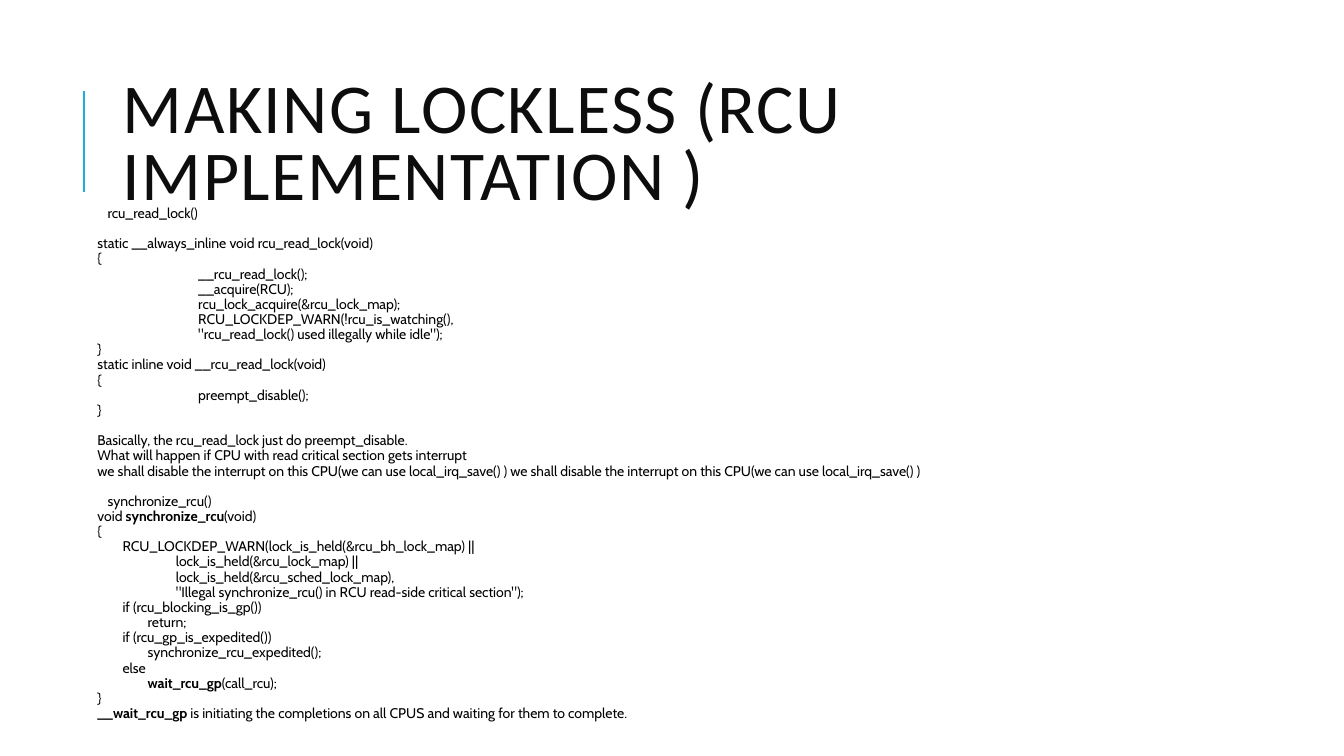
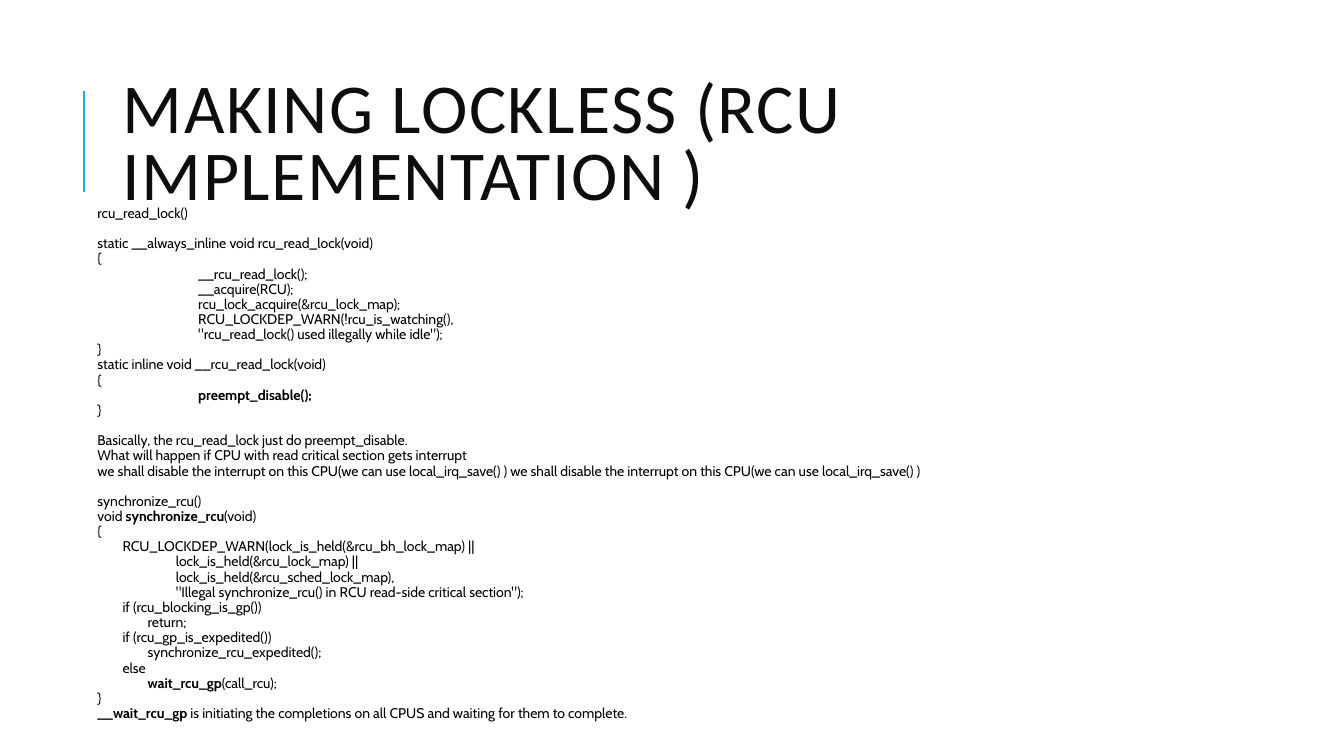
Before and after one commit to kundanthebest/osi2022, a slide deck: slide 18 of locking_presentation.pptx. Drawn at 1344x756 pixels with LibreOffice and Linux fonts; fonts in the diff are those of the drawing. Boxes give left, top, right and bottom in pixels: in the first picture for what was removed or moved away, otherwise in the second. Text is boxed around its words. In the diff, an @@ line names an element or a change of style, - is before the commit and + after.

```diff
--- a/locking_presentation.pptx
+++ b/locking_presentation.pptx
@@ text at [97, 207, 312, 510]: bold on in "preempt_disable();"; bullet   to none @@
```
Also in this commit, not shown: 11 other slides changed.
